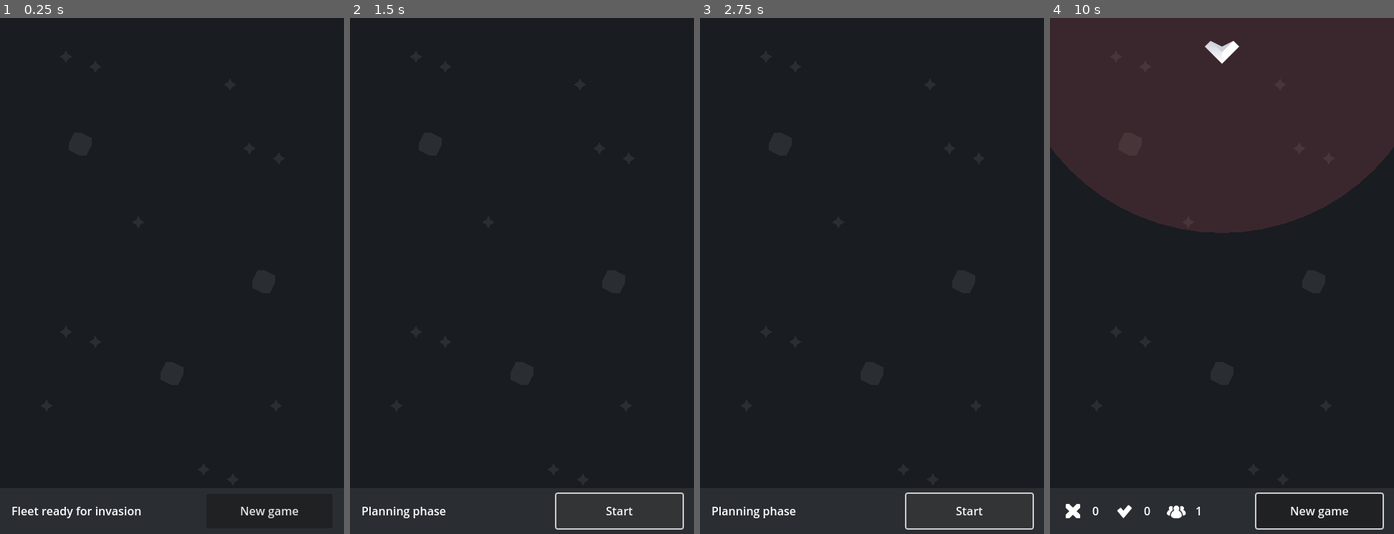
Above: before the commit, frames 1-4 (left to right).
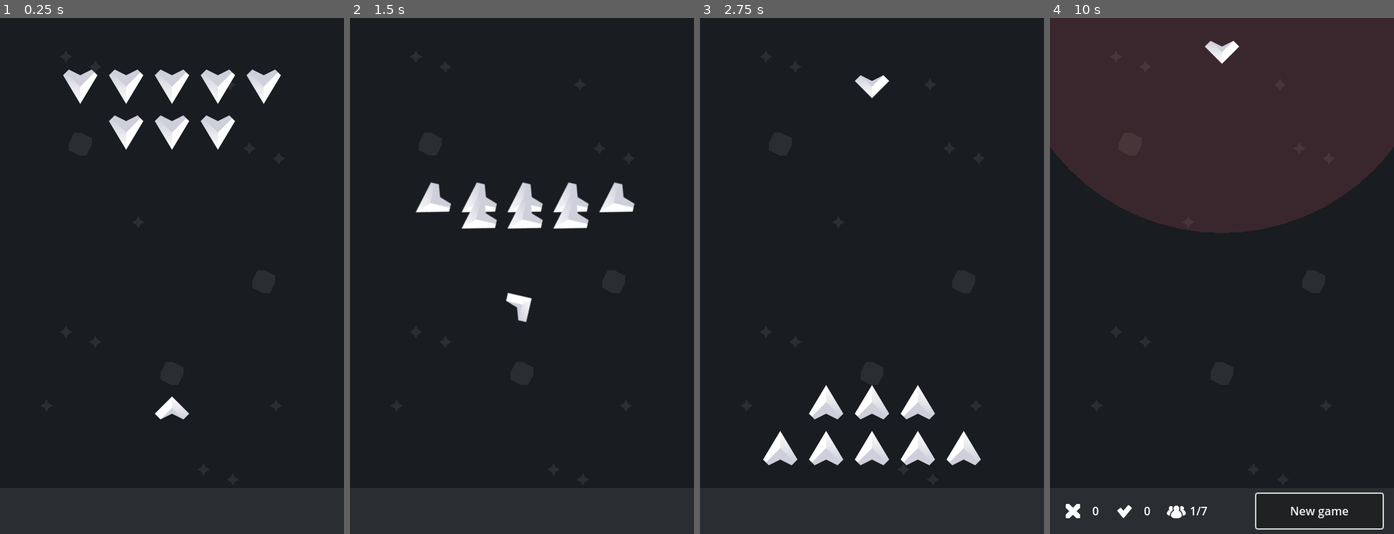
Above: after the commit, the same moments.

Repository: fabiomix/gmtk-2023
Game: Godot game, scene res://scenes/Main.tscn
The game is run twice, just before and just after one commit, with the same random seed, the same clock (stepped at 60 frames per second) and the same inputs.
Inputs (mouse positions are in pixels of both pictures, inside the frame that each line leads up to):
- Up to frame 1 (0.25 s): no input
- Up to frame 2 (1.5 s): click (618, 513) at 0.5 s, where only the run before the commit has a clickable "New game"; click (618, 513) at 1.25 s, where only the run before the commit has a clickable "Start"
- Up to frame 3 (2.75 s): click (968, 513) at 2 s, where only the run before the commit has a clickable "Start"
- Up to frame 4 (10 s): click (1318, 513) at 2.75 s, where only the run before the commit has a clickable "Start"; click "Start" (after the commit: "New game") at 3.5 s; tap Enter at 4.25, 6.5, 8 s; move the mouse to (1297, 250) at 4.27 s; click (1297, 250) at 4.42 s; tap Space at 5, 7.25, 8.75 s; move the mouse to (1153, 301) at 5.02 s; click (1153, 301) at 5.17 s; click "New game" at 5.75 s; move the mouse to (1256, 162) at 6.52 s; click (1256, 162) at 6.67 s; move the mouse to (1204, 379) at 7.27 s; click (1204, 379) at 7.42 s; move the mouse to (1325, 353) at 8.02 s; click (1325, 353) at 8.17 s; move the mouse to (1118, 198) at 8.77 s; click (1118, 198) at 8.92 s; move the mouse to (1239, 276) at 9.52 s; click (1239, 276) at 9.67 s

The runs differ from the first frame. In frame 1, 3.4% of the frame differs, in the area x 3-87%, y 10-97%; in frame 2, 3.4%; in frame 3, 3.5%, in the area x 3-98%, y 11-100%; in frame 4, less than 0.1%.

Commit message:
add intro animation, kind of...

Diff:
--- /dev/null
+++ b/scenes/Intro.tscn
@@ -0,0 +1,355 @@
+[gd_scene load_steps=6 format=3 uid="uid://c8nphacr06u5p"]
+
+[ext_resource type="Texture2D" uid="uid://box5r2h81xgnx" path="res://images/ship_invader.png" id="1_y3jgg"]
+[ext_resource type="Texture2D" uid="uid://f7my3inw6xtx" path="res://images/ship_hero.png" id="2_adr5q"]
+
+[sub_resource type="Animation" id="Animation_gnhy2"]
+resource_name = "Intro_timeline"
+length = 3.0
+tracks/0/type = "value"
+tracks/0/imported = false
+tracks/0/enabled = true
+tracks/0/path = NodePath("Intro/Hero:position")
+tracks/0/interp = 1
+tracks/0/loop_wrap = true
+tracks/0/keys = {
+"times": PackedFloat32Array(0, 1, 2.5, 2.5001, 3),
+"transitions": PackedFloat32Array(1, 1, 1, 1, 1),
+"update": 0,
+"values": [Vector2(240, 544), Vector2(240, 544), Vector2(240, 96), Vector2(240, 96), Vector2(240, 96)]
+}
+tracks/1/type = "value"
+tracks/1/imported = false
+tracks/1/enabled = true
+tracks/1/path = NodePath("Intro/Hero:rotation")
+tracks/1/interp = 1
+tracks/1/loop_wrap = true
+tracks/1/keys = {
+"times": PackedFloat32Array(0, 1, 2.5, 3),
+"transitions": PackedFloat32Array(1, 1, 1, 1),
+"update": 0,
+"values": [-3.14159, -3.14159, 0.0, 0.0]
+}
+tracks/2/type = "value"
+tracks/2/imported = false
+tracks/2/enabled = true
+tracks/2/path = NodePath("Intro/Invader1:position")
+tracks/2/interp = 1
+tracks/2/loop_wrap = true
+tracks/2/keys = {
+"times": PackedFloat32Array(0, 1, 2.5, 3),
+"transitions": PackedFloat32Array(1, 1, 1, 1),
+"update": 0,
+"values": [Vector2(240, 96), Vector2(240, 96), Vector2(240, 600), Vector2(240, 600)]
+}
+tracks/3/type = "value"
+tracks/3/imported = false
+tracks/3/enabled = true
+tracks/3/path = NodePath("Intro/Invader1:rotation")
+tracks/3/interp = 1
+tracks/3/loop_wrap = true
+tracks/3/keys = {
+"times": PackedFloat32Array(0, 1, 2.5, 3),
+"transitions": PackedFloat32Array(1, 1, 1, 1),
+"update": 0,
+"values": [-3.14159, -3.14159, 0.0, 0.0]
+}
+tracks/4/type = "value"
+tracks/4/imported = false
+tracks/4/enabled = true
+tracks/4/path = NodePath("Intro/Invader2:position")
+tracks/4/interp = 1
+tracks/4/loop_wrap = true
+tracks/4/keys = {
+"times": PackedFloat32Array(0, 1, 2.5, 3),
+"transitions": PackedFloat32Array(1, 1, 1, 1),
+"update": 0,
+"values": [Vector2(176, 96), Vector2(176, 96), Vector2(176, 600), Vector2(176, 600)]
+}
+tracks/5/type = "value"
+tracks/5/imported = false
+tracks/5/enabled = true
+tracks/5/path = NodePath("Intro/Invader2:rotation")
+tracks/5/interp = 1
+tracks/5/loop_wrap = true
+tracks/5/keys = {
+"times": PackedFloat32Array(0, 1, 2.5, 3),
+"transitions": PackedFloat32Array(1, 1, 1, 1),
+"update": 0,
+"values": [-3.14159, -3.14159, 0.0, 0.0]
+}
+tracks/6/type = "value"
+tracks/6/imported = false
+tracks/6/enabled = true
+tracks/6/path = NodePath("Intro/Invader3:position")
+tracks/6/interp = 1
+tracks/6/loop_wrap = true
+tracks/6/keys = {
+"times": PackedFloat32Array(0, 1, 2.5, 3),
+"transitions": PackedFloat32Array(1, 1, 1, 1),
+"update": 0,
+"values": [Vector2(112, 96), Vector2(112, 96), Vector2(112, 600), Vector2(112, 600)]
+}
+tracks/7/type = "value"
+tracks/7/imported = false
+tracks/7/enabled = true
+tracks/7/path = NodePath("Intro/Invader3:rotation")
+tracks/7/interp = 1
+tracks/7/loop_wrap = true
+tracks/7/keys = {
+"times": PackedFloat32Array(0, 1, 2.5, 3),
+"transitions": PackedFloat32Array(1, 1, 1, 1),
+"update": 0,
+"values": [-3.14159, -3.14159, 0.0, 0.0]
+}
+tracks/8/type = "value"
+tracks/8/imported = false
+tracks/8/enabled = true
+tracks/8/path = NodePath("Intro/Invader4:position")
+tracks/8/interp = 1
+tracks/8/loop_wrap = true
+tracks/8/keys = {
+"times": PackedFloat32Array(0, 1, 2.5, 3),
+"transitions": PackedFloat32Array(1, 1, 1, 1),
+"update": 0,
+"values": [Vector2(304, 96), Vector2(304, 96), Vector2(304, 600), Vector2(304, 600)]
+}
+tracks/9/type = "value"
+tracks/9/imported = false
+tracks/9/enabled = true
+tracks/9/path = NodePath("Intro/Invader4:rotation")
+tracks/9/interp = 1
+tracks/9/loop_wrap = true
+tracks/9/keys = {
+"times": PackedFloat32Array(0, 1, 2.5, 3),
+"transitions": PackedFloat32Array(1, 1, 1, 1),
+"update": 0,
+"values": [-3.14159, -3.14159, 0.0, 0.0]
+}
+tracks/10/type = "value"
+tracks/10/imported = false
+tracks/10/enabled = true
+tracks/10/path = NodePath("Intro/Invader5:position")
+tracks/10/interp = 1
+tracks/10/loop_wrap = true
+tracks/10/keys = {
+"times": PackedFloat32Array(0, 1, 2.5, 3),
+"transitions": PackedFloat32Array(1, 1, 1, 1),
+"update": 0,
+"values": [Vector2(368, 96), Vector2(368, 96), Vector2(368, 600), Vector2(368, 600)]
+}
+tracks/11/type = "value"
+tracks/11/imported = false
+tracks/11/enabled = true
+tracks/11/path = NodePath("Intro/Invader5:rotation")
+tracks/11/interp = 1
+tracks/11/loop_wrap = true
+tracks/11/keys = {
+"times": PackedFloat32Array(0, 1, 2.5, 3),
+"transitions": PackedFloat32Array(1, 1, 1, 1),
+"update": 0,
+"values": [-3.14159, -3.14159, 0.0, 0.0]
+}
+tracks/12/type = "value"
+tracks/12/imported = false
+tracks/12/enabled = true
+tracks/12/path = NodePath("Intro/Invader6:position")
+tracks/12/interp = 1
+tracks/12/loop_wrap = true
+tracks/12/keys = {
+"times": PackedFloat32Array(0, 1, 2.5, 3),
+"transitions": PackedFloat32Array(1, 1, 1, 1),
+"update": 0,
+"values": [Vector2(240, 160), Vector2(240, 160), Vector2(240, 536), Vector2(240, 536)]
+}
+tracks/13/type = "value"
+tracks/13/imported = false
+tracks/13/enabled = true
+tracks/13/path = NodePath("Intro/Invader6:rotation")
+tracks/13/interp = 1
+tracks/13/loop_wrap = true
+tracks/13/keys = {
+"times": PackedFloat32Array(0, 1, 2.5, 3),
+"transitions": PackedFloat32Array(1, 1, 1, 1),
+"update": 0,
+"values": [-3.14159, -3.14159, 0.0, 0.0]
+}
+tracks/14/type = "value"
+tracks/14/imported = false
+tracks/14/enabled = true
+tracks/14/path = NodePath("Intro/Invader7:position")
+tracks/14/interp = 1
+tracks/14/loop_wrap = true
+tracks/14/keys = {
+"times": PackedFloat32Array(0, 1, 2.5, 3),
+"transitions": PackedFloat32Array(1, 1, 1, 1),
+"update": 0,
+"values": [Vector2(176, 160), Vector2(176, 160), Vector2(176, 536), Vector2(176, 536)]
+}
+tracks/15/type = "value"
+tracks/15/imported = false
+tracks/15/enabled = true
+tracks/15/path = NodePath("Intro/Invader7:rotation")
+tracks/15/interp = 1
+tracks/15/loop_wrap = true
+tracks/15/keys = {
+"times": PackedFloat32Array(0, 1, 2.5, 3),
+"transitions": PackedFloat32Array(1, 1, 1, 1),
+"update": 0,
+"values": [-3.14159, -3.14159, 0.0, 0.0]
+}
+tracks/16/type = "value"
+tracks/16/imported = false
+tracks/16/enabled = true
+tracks/16/path = NodePath("Intro/Invader8:position")
+tracks/16/interp = 1
+tracks/16/loop_wrap = true
+tracks/16/keys = {
+"times": PackedFloat32Array(0, 1, 2.5, 3),
+"transitions": PackedFloat32Array(1, 1, 1, 1),
+"update": 0,
+"values": [Vector2(304, 160), Vector2(304, 160), Vector2(304, 536), Vector2(304, 536)]
+}
+tracks/17/type = "value"
+tracks/17/imported = false
+tracks/17/enabled = true
+tracks/17/path = NodePath("Intro/Invader8:rotation")
+tracks/17/interp = 1
+tracks/17/loop_wrap = true
+tracks/17/keys = {
+"times": PackedFloat32Array(0, 1, 2.5, 3),
+"transitions": PackedFloat32Array(1, 1, 1, 1),
+"update": 0,
+"values": [-3.14159, -3.14159, 0.0, 0.0]
+}
+
+[sub_resource type="Animation" id="Animation_cm3wf"]
+length = 0.001
+tracks/0/type = "value"
+tracks/0/imported = false
+tracks/0/enabled = true
+tracks/0/path = NodePath("Intro/Hero:position")
+tracks/0/interp = 1
+tracks/0/loop_wrap = true
+tracks/0/keys = {
+"times": PackedFloat32Array(0),
+"transitions": PackedFloat32Array(1),
+"update": 0,
+"values": [Vector2(240, 544)]
+}
+tracks/1/type = "value"
+tracks/1/imported = false
+tracks/1/enabled = true
+tracks/1/path = NodePath("Intro/Hero:rotation")
+tracks/1/interp = 1
+tracks/1/loop_wrap = true
+tracks/1/keys = {
+"times": PackedFloat32Array(0),
+"transitions": PackedFloat32Array(1),
+"update": 0,
+"values": [-3.14159]
+}
+tracks/2/type = "value"
+tracks/2/imported = false
+tracks/2/enabled = true
+tracks/2/path = NodePath("Intro/Invader1:position")
+tracks/2/interp = 1
+tracks/2/loop_wrap = true
+tracks/2/keys = {
+"times": PackedFloat32Array(0),
+"transitions": PackedFloat32Array(1),
+"update": 0,
+"values": [Vector2(240, 96)]
+}
+tracks/3/type = "value"
+tracks/3/imported = false
+tracks/3/enabled = true
+tracks/3/path = NodePath("Intro/Invader1:rotation")
+tracks/3/interp = 1
+tracks/3/loop_wrap = true
+tracks/3/keys = {
+"times": PackedFloat32Array(0),
+"transitions": PackedFloat32Array(1),
+"update": 0,
+"values": [-3.14159]
+}
+tracks/4/type = "value"
+tracks/4/imported = false
+tracks/4/enabled = true
+tracks/4/path = NodePath("Intro/Invader8:position")
+tracks/4/interp = 1
+tracks/4/loop_wrap = true
+tracks/4/keys = {
+"times": PackedFloat32Array(0),
+"transitions": PackedFloat32Array(1),
+"update": 0,
+"values": [Vector2(304, 160)]
+}
+tracks/5/type = "value"
+tracks/5/imported = false
+tracks/5/enabled = true
+tracks/5/path = NodePath("Intro/Invader8:rotation")
+tracks/5/interp = 1
+tracks/5/loop_wrap = true
+tracks/5/keys = {
+"times": PackedFloat32Array(0),
+"transitions": PackedFloat32Array(1),
+"update": 0,
+"values": [-3.14159]
+}
+
+[sub_resource type="AnimationLibrary" id="AnimationLibrary_iyvl7"]
+_data = {
+"Intro_timeline": SubResource("Animation_gnhy2"),
+"RESET": SubResource("Animation_cm3wf")
+}
+
+[node name="Intro" type="AnimationPlayer"]
+libraries = {
+"": SubResource("AnimationLibrary_iyvl7")
+}
+
+[node name="Invader1" type="Sprite2D" parent="."]
+position = Vector2(240, 96)
+rotation = -3.14159
+texture = ExtResource("1_y3jgg")
+
+[node name="Invader2" type="Sprite2D" parent="."]
+position = Vector2(176, 96)
+rotation = -3.14159
+texture = ExtResource("1_y3jgg")
+
+[node name="Invader3" type="Sprite2D" parent="."]
+position = Vector2(112, 96)
+rotation = -3.14159
+texture = ExtResource("1_y3jgg")
+
+[node name="Invader4" type="Sprite2D" parent="."]
+position = Vector2(304, 96)
+rotation = -3.14159
+texture = ExtResource("1_y3jgg")
+
+[node name="Invader5" type="Sprite2D" parent="."]
+position = Vector2(368, 96)
+rotation = -3.14159
+texture = ExtResource("1_y3jgg")
+
+[node name="Invader6" type="Sprite2D" parent="."]
+position = Vector2(240, 160)
+rotation = -3.14159
+texture = ExtResource("1_y3jgg")
+
+[node name="Invader7" type="Sprite2D" parent="."]
+position = Vector2(176, 160)
+rotation = -3.14159
+texture = ExtResource("1_y3jgg")
+
+[node name="Invader8" type="Sprite2D" parent="."]
+position = Vector2(304, 160)
+rotation = -3.14159
+texture = ExtResource("1_y3jgg")
+
+[node name="Hero" type="Sprite2D" parent="."]
+position = Vector2(240, 544)
+rotation = -3.14159
+texture = ExtResource("2_adr5q")
--- a/scenes/Main.tscn
+++ b/scenes/Main.tscn
@@ -1,8 +1,9 @@
-[gd_scene load_steps=4 format=3 uid="uid://4h8l3qpegw0o"]
+[gd_scene load_steps=5 format=3 uid="uid://4h8l3qpegw0o"]
 
 [ext_resource type="PackedScene" uid="uid://2ospmd2d1wc1" path="res://scenes/GameBoard.tscn" id="1_7sayr"]
 [ext_resource type="Script" path="res://scripts/Main.gd" id="1_navpx"]
 [ext_resource type="PackedScene" uid="uid://dlp5xpdycct5r" path="res://scenes/Hud.tscn" id="2_vjkib"]
+[ext_resource type="PackedScene" uid="uid://c8nphacr06u5p" path="res://scenes/Intro.tscn" id="4_vxwhu"]
 
 [node name="Main" type="Node2D"]
 script = ExtResource("1_navpx")
@@ -20,5 +21,16 @@
 
 [node name="TimeClock" type="Timer" parent="."]
 
+[node name="LabelEndGame" type="Label" parent="."]
+offset_left = 96.0
+offset_top = 576.0
+offset_right = 384.0
+offset_bottom = 624.0
+horizontal_alignment = 1
+vertical_alignment = 1
+
+[node name="Intro" parent="." instance=ExtResource("4_vxwhu")]
+
 [connection signal="pressed" from="ButtonStart" to="." method="_on_button_start_pressed"]
 [connection signal="timeout" from="TimeClock" to="." method="_on_game_clock_timeout"]
+[connection signal="animation_finished" from="Intro" to="." method="_on_intro_animation_finished"]
--- a/scripts/GameBoard.gd
+++ b/scripts/GameBoard.gd
@@ -321,11 +321,6 @@
         hero_fire()
 
 
-# [DEBUG] print invasion status and game over conditions
-func debug_stats():
-    printt("winners", battlefield_winners, "dead", battlefield_dead)
-
-
 # Collect statistics for the UI
 func proxy_counters():
     return {
--- a/scripts/Main.gd
+++ b/scripts/Main.gd
@@ -3,7 +3,10 @@
 
 # Called when the node enters the scene tree for the first time.
 func _ready():
-    pass # Replace with function body.
+    $Intro.stop()
+    $ButtonStart.visible = false
+    $HUD/LabelPhase.visible = false
+    $Intro.play("Intro_timeline")
 
 
 # Called every frame. 'delta' is the elapsed time since the previous frame.
@@ -27,6 +30,8 @@
     $HUD/LabelPhase.visible = true
     $HUD/StatsContainer.visible = false
     $ButtonStart.text = "Start"
+    $LabelEndGame.text = ""
+    $LabelEndGame.visible = false
     $GameBoard.reset_game()
     $TimeClock.stop()
 
@@ -37,7 +42,7 @@
     var values = $GameBoard.proxy_counters()
     $HUD/StatsContainer/DeadLabel.text = str(values['dead'])
     $HUD/StatsContainer/WinnersLabel.text = str(values['winners'])
-    $HUD/StatsContainer/PopulationLabel.text = str(values['population'])
+    $HUD/StatsContainer/PopulationLabel.text = str(values['population'])+'/'+str($GameBoard.FLEET_SIZE)
 
 
 # Toggle plan/attack phase, which determines:
@@ -46,6 +51,9 @@
 # - change button and label texts
 func _on_button_start_pressed():
     var is_plan_phase = $GameBoard.is_plan_phase
+    var intro_node = get_node_or_null("Intro")
+    if intro_node:
+        intro_node.queue_free()
     if is_plan_phase and len($GameBoard.battlefield_start) == 0:
         return  # no ship on the field
     is_plan_phase = not $GameBoard.is_plan_phase
@@ -63,3 +71,9 @@
 func _on_game_clock_timeout():
     $GameBoard.next_turn()
     next_turn()
+
+
+# On intro finish
+func _on_intro_animation_finished(anim_name):
+    $ButtonStart.visible = true
+    $HUD/LabelPhase.visible = true
